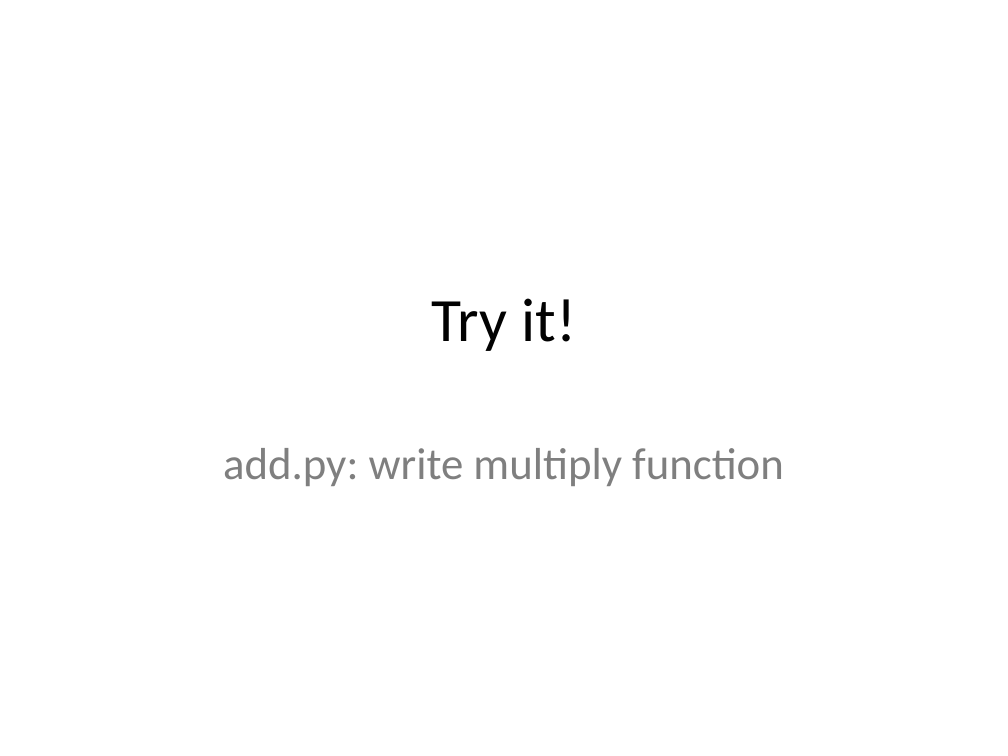
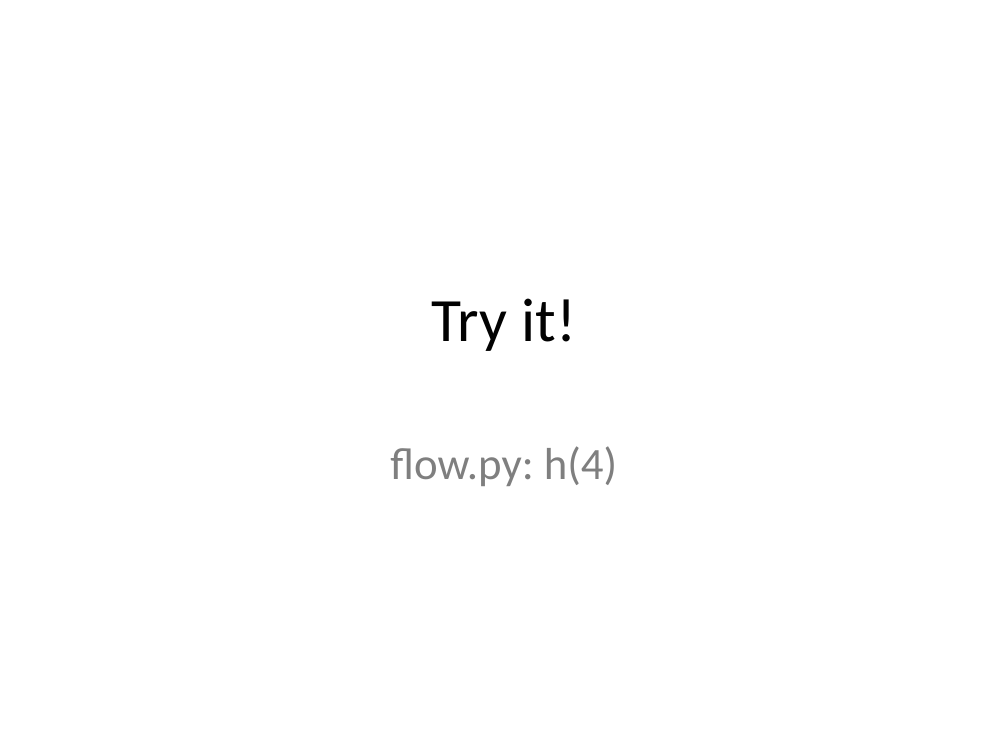
Before and after one commit to emhill/117-S15, a slide deck: slide 37 of src/morea/materials/08-functions.pptx. Drawn at 1008x756 pixels with LibreOffice and Linux fonts; fonts in the diff are those of the drawing. Boxes give left, top, right and bottom in pixels: in the first picture for what was removed or moved away, otherwise in the second. Text is boxed around its words. In the diff, an @@ line names an element or a change of style, - is before the commit and + after.

```diff
--- a/src/morea/materials/08-functions.pptx
+++ b/src/morea/materials/08-functions.pptx
@@ subtitle at <box>390,446,617,486</box>: text changed @@
-add.py: write multiply function
+flow.py: h(4)
```
Also in this commit, not shown: 5 other files.
